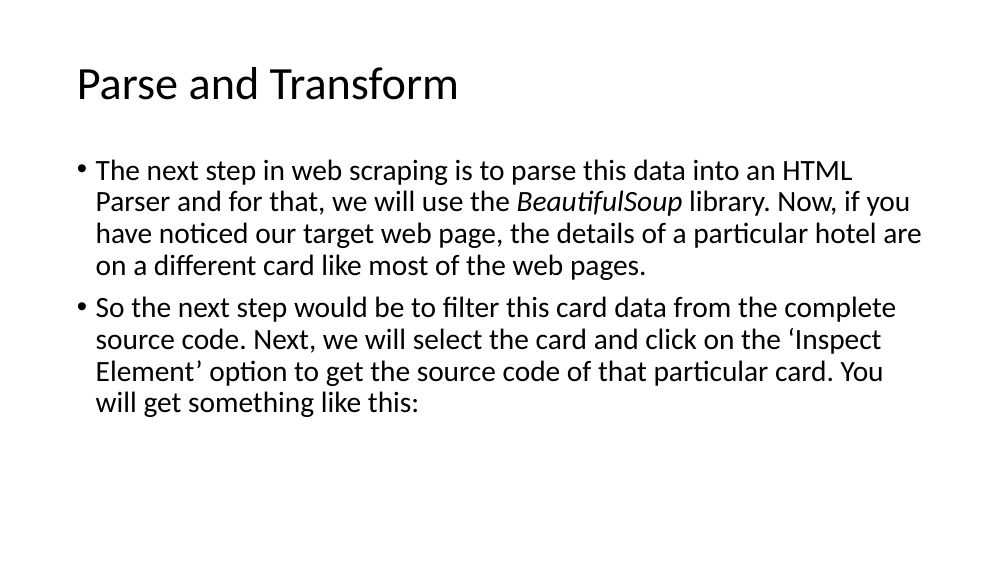
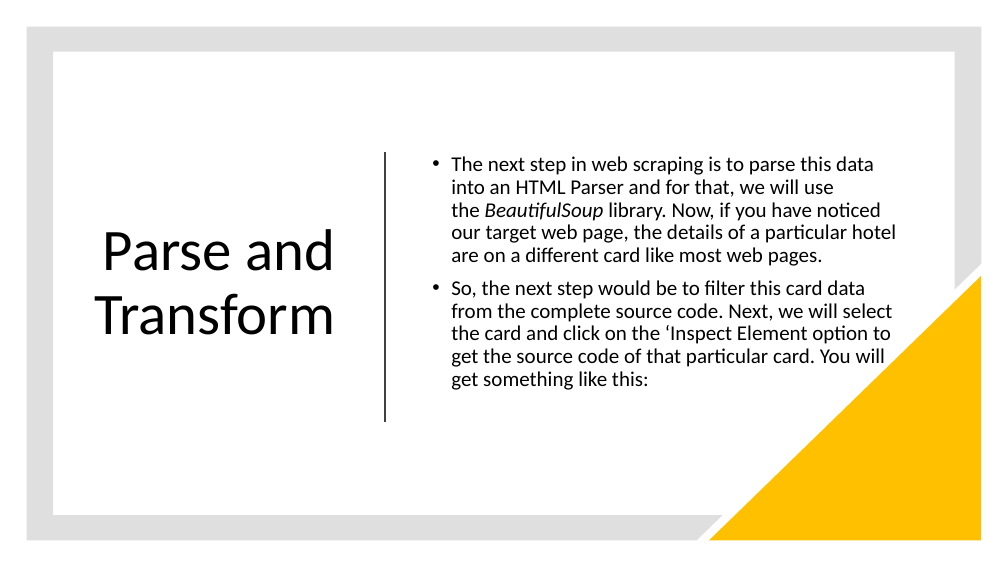
Before and after one commit to Daudsarfraz/CS4048-Data-Scienc, a slide deck: slide 22 of Slides/04_Data Acquisition.pptx (slide 23 before the commit). Drawn at 1008x567 pixels with LibreOffice and Linux fonts; fonts in the diff are those of the drawing. Boxes give left, top, right and bottom in pixels: in the first picture for what was removed or moved away, otherwise in the second. Text is boxed around its words. In the diff, an @@ line names an element or a change of style, - is before the commit and + after.

```diff
--- a/Slides/04_Data Acquisition.pptx
+++ b/Slides/04_Data Acquisition.pptx
@@ freeform shape added at <box>26,26,982,541</box>, fill #808080 at 25% opacity @@
@@ title "Parse and Transform": place and size @@
-title "Parse and Transform" at <box>77,67,459,100</box>
+title "Parse and Transform" at <box>94,229,335,335</box>
@@ title "Parse and Transform" at <box>94,229,335,335</box>: size 44 to 56 pt; alignment left to right @@
@@ text "The next step in web ..." at <box>451,156,896,390</box>: vertical alignment top to middle @@
@@ line added from (385, 154) to (385, 421), #404040 1.5 pt @@
@@ text at <box>451,156,896,390</box>: text changed; size 28 to 20 pt @@
-• The next step in web scraping is to parse this data into an HTML Parser and for that, we will use the BeautifulSoup library. Now, if you have noticed our target web page, the details of a particular hotel are on a different card like most of the web pages.
-• So the next step would be to filter this card data from the complete source code. Next, we will select the card and click on the ‘Inspect Element’ option to get the source code of that particular card. You will get something like this:
+• The next step in web scraping is to parse this data into an HTML Parser and for that, we will use the BeautifulSoup library. Now, if you have noticed our target web page, the details of a particular hotel are on a different card like most web pages.
+• So, the next step would be to filter this card data from the complete source code. Next, we will select the card and click on the ‘Inspect Element option to get the source code of that particular card. You will get something like this:
@@ right triangle added at <box>709,276,982,541</box>, fill #FFC000 @@
```
Also in this commit, not shown: 25 other slides changed, 9 other files.
